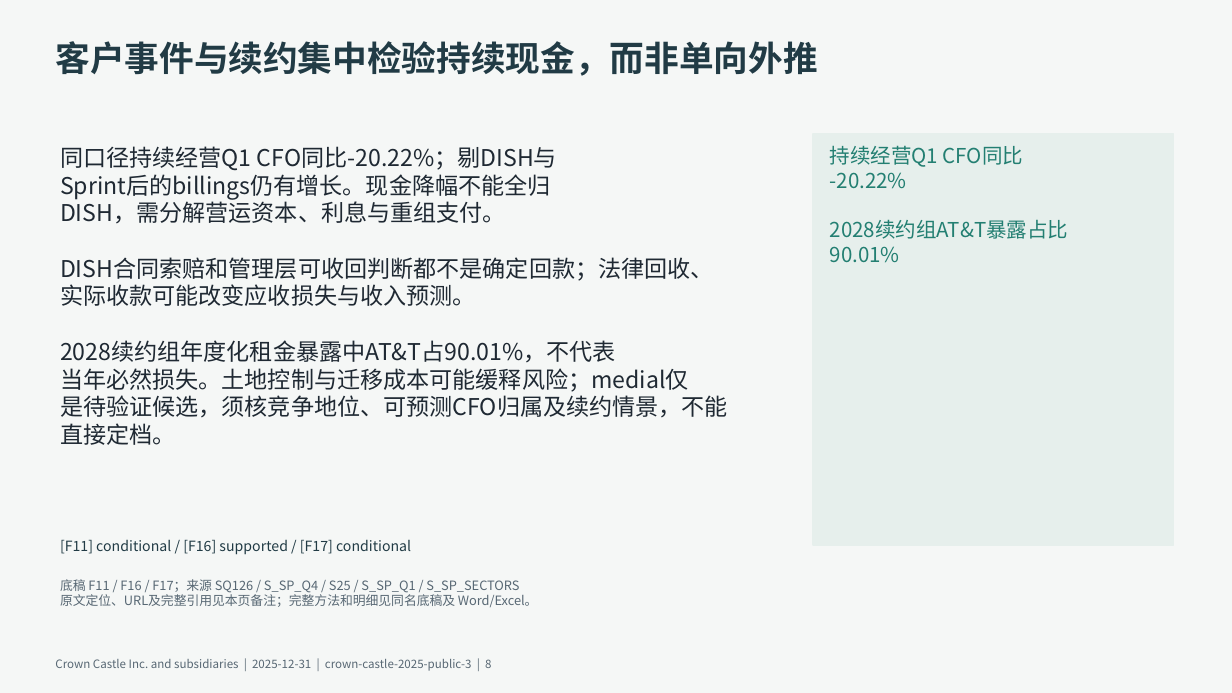
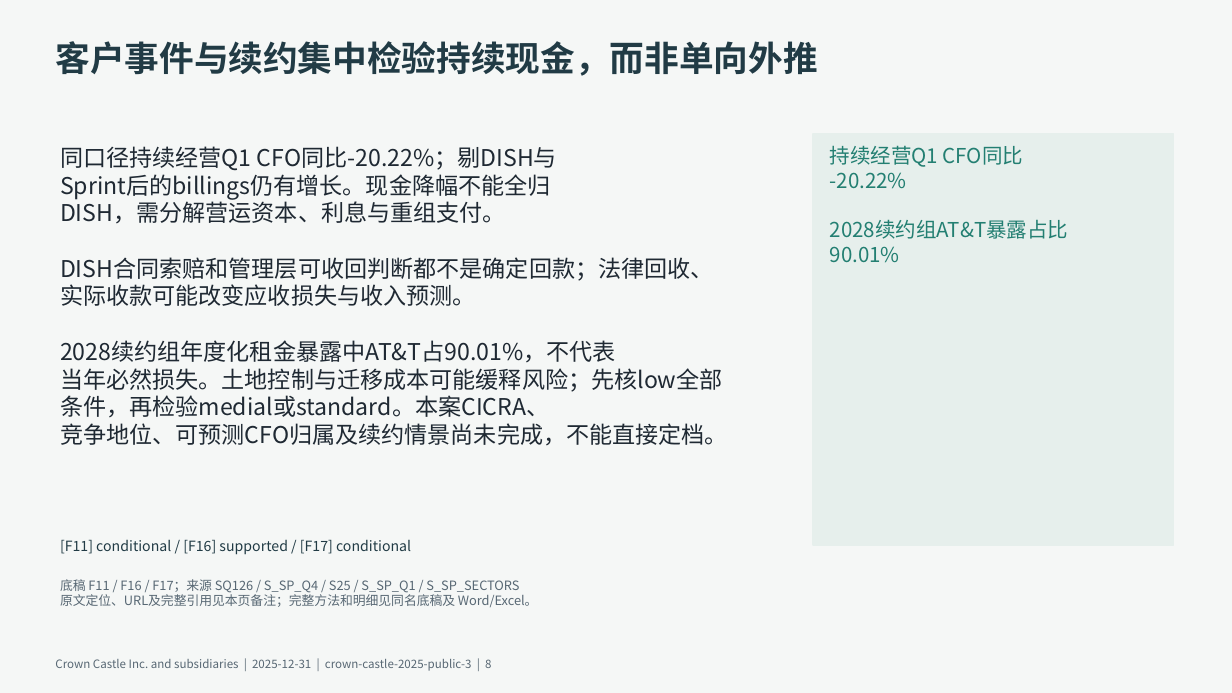
Before and after one commit to qingkongwanli0l/annual-report-analysis, a slide deck: slide 8 of examples/crown-castle-2025/deliverables/presentation.pptx. Drawn at 1232x693 pixels with LibreOffice and Linux fonts; fonts in the diff are those of the drawing. Boxes give left, top, right and bottom in pixels: in the first picture for what was removed or moved away, otherwise in the second. Text is boxed around its words. In the diff, an @@ line names an element or a change of style, - is before the commit and + after.

```diff
--- a/examples/crown-castle-2025/deliverables/presentation.pptx
+++ b/examples/crown-castle-2025/deliverables/presentation.pptx
@@ text at bbox=[60, 368, 728, 446]: text changed @@
-当年必然损失。土地控制与迁移成本可能缓释风险；medial仅
-是待验证候选，须核竞争地位、可预测CFO归属及续约情景，不能
-直接定档。
+当年必然损失。土地控制与迁移成本可能缓释风险；先核low全部
+条件，再检验medial或standard。本案CICRA、
+竞争地位、可预测CFO归属及续约情景尚未完成，不能直接定档。
```
Also in this commit, not shown: 4 other files.
